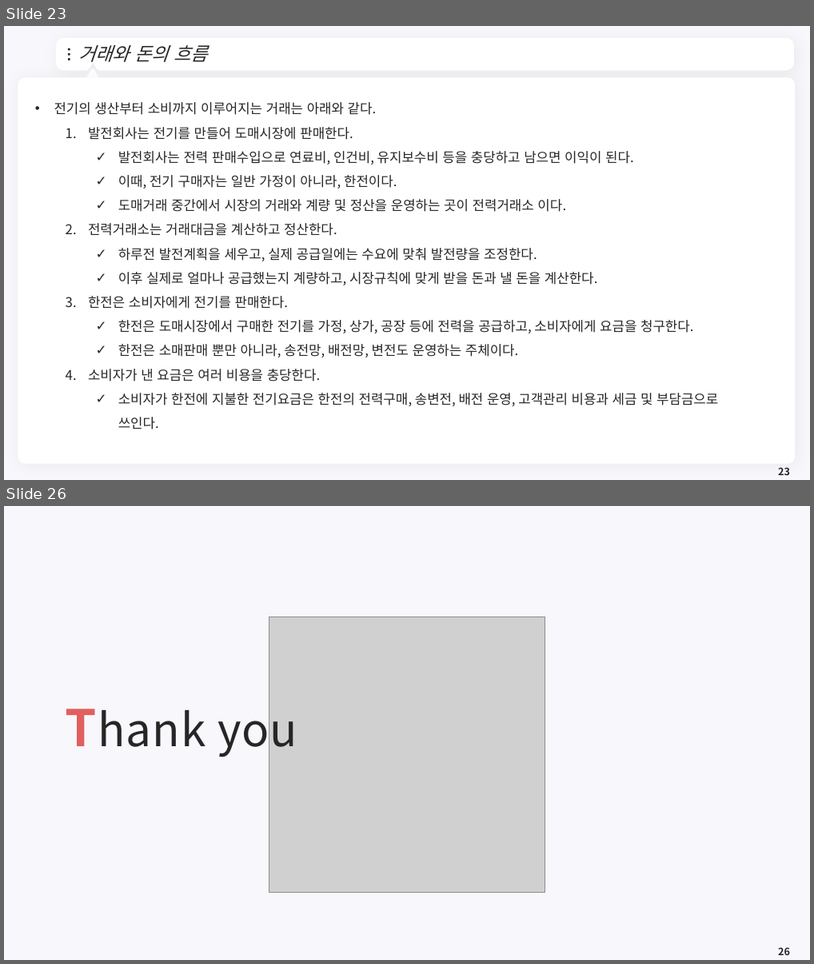
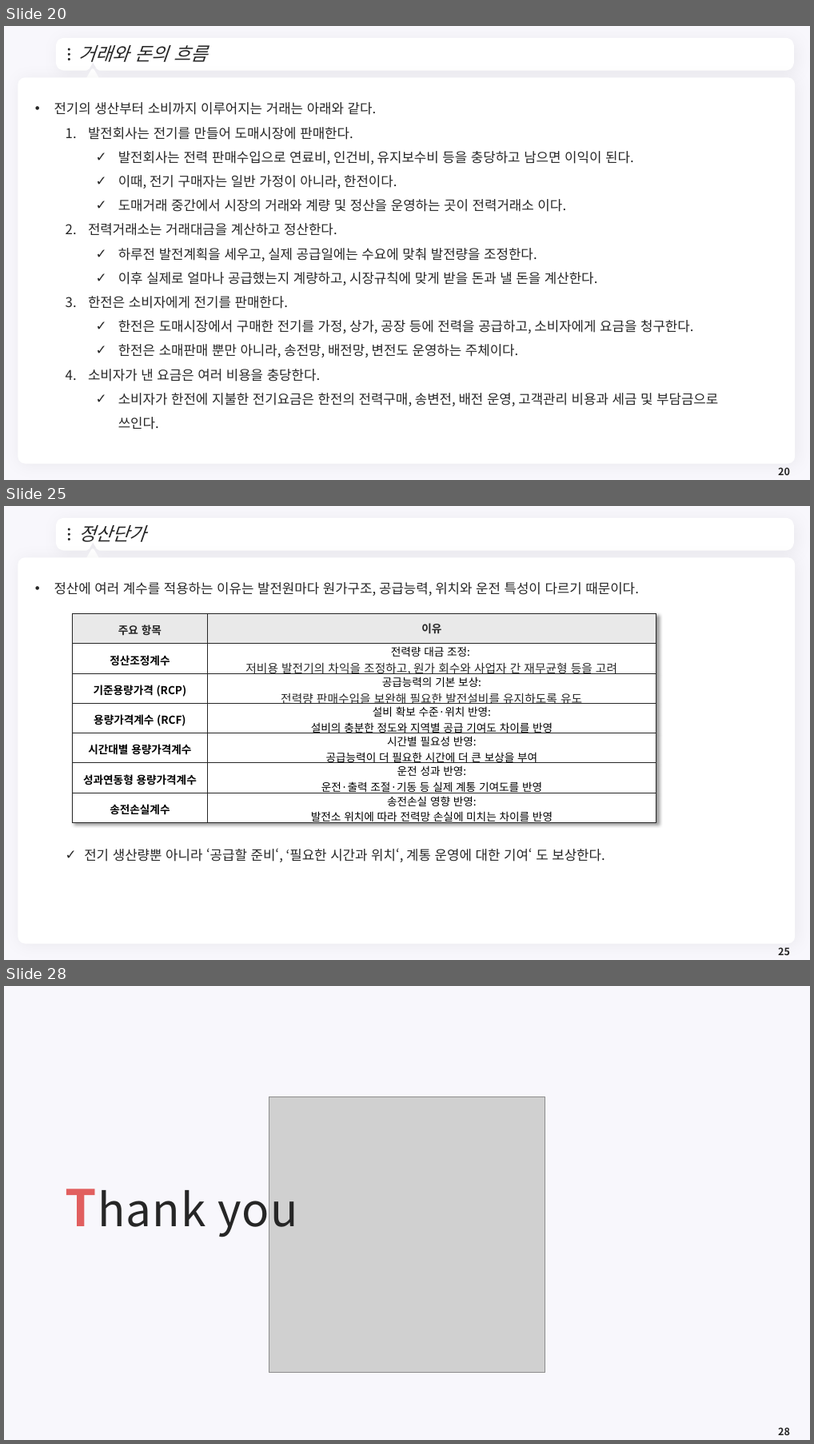
Before and after one commit to meandthey/Teaching, a slide deck: 에너지경제학/자원에너지경제학_Chapter_8 (전력시장).pptx. Shown one above the other, each under a label of ours: slides 23 and 26 before the commit, slides 20, 25 and 28 after it; the slides between them are not shown. The pictures are 814x964 and 814x1444 pixels, drawn with LibreOffice and Linux fonts; fonts in the diff are those of the drawing; grey boxes stand for pictures; background and template pictures are left out. Boxes give left, top, right and bottom in pixels: in the first picture for what was removed or moved away, otherwise in the second. Text is boxed around its words. In the diff, an @@ line names an element or a change of style, - is before the commit and + after.

```diff
--- a/에너지경제학/자원에너지경제학_Chapter_8 (전력시장).pptx
+++ b/에너지경제학/자원에너지경제학_Chapter_8 (전력시장).pptx
@@ slide 25 added at <box>4,506,810,960</box>, background #F8F7FC; not listed: 7 template elements that a slide beside it also shows @@
@@ title added at <box>78,525,146,542</box>, 22 pt, text #262626, italic @@
+정산단가
@@ text added at <box>54,582,638,862</box>, 16 pt, text #262626 @@
+• 정산에 여러 계수를 적용하는 이유는 발전원마다 원가구조, 공급능력, 위치와 운전 특성이 다르기 때문이다.
+  ✓ 전기 생산량뿐 아니라 ‘공급할 준비‘, ‘필요한 시간과 위치‘, 계통 운영에 대한 기여‘ 도 보상한다.
@@ table added at <box>72,614,657,828</box>, 7 rows, 2 columns @@
+주요 항목 | 이유
+정산조정계수 | 전력량 대금 조정: / 저비용 발전기의 차익을 조정하고, 원가 회수와 사업자 간 재무균형 등을 고려
+기준용량가격 (RCP) | 공급능력의 기본 보상: / 전력량 판매수입을 보완해 필요한 발전설비를 유지하도록 유도
+용량가격계수 (RCF) | 설비 확보 수준·위치 반영: / 설비의 충분한 정도와 지역별 공급 기여도 차이를 반영
+시간대별 용량가격계수 | 시간별 필요성 반영: / 공급능력이 더 필요한 시간에 더 큰 보상을 부여
+성과연동형 용량가격계수 | 운전 성과 반영: / 운전·출력 조절·기동 등 실제 계통 기여도를 반영
+송전손실계수 | 송전손실 영향 반영: / 발전소 위치에 따라 전력망 손실에 미치는 차이를 반영
@@ page number added at <box>778,947,790,955</box>, 12 pt, text #262626, bold @@
+25
@@ what was slide 23 is now slide 20 @@
@@ page number at <box>778,467,790,475</box>: text changed @@
-23
+20
@@ what was slide 26 is now slide 28 @@
```
Also in this commit, not shown: 2 slides changed, 4 other slides added, 3 other files.
